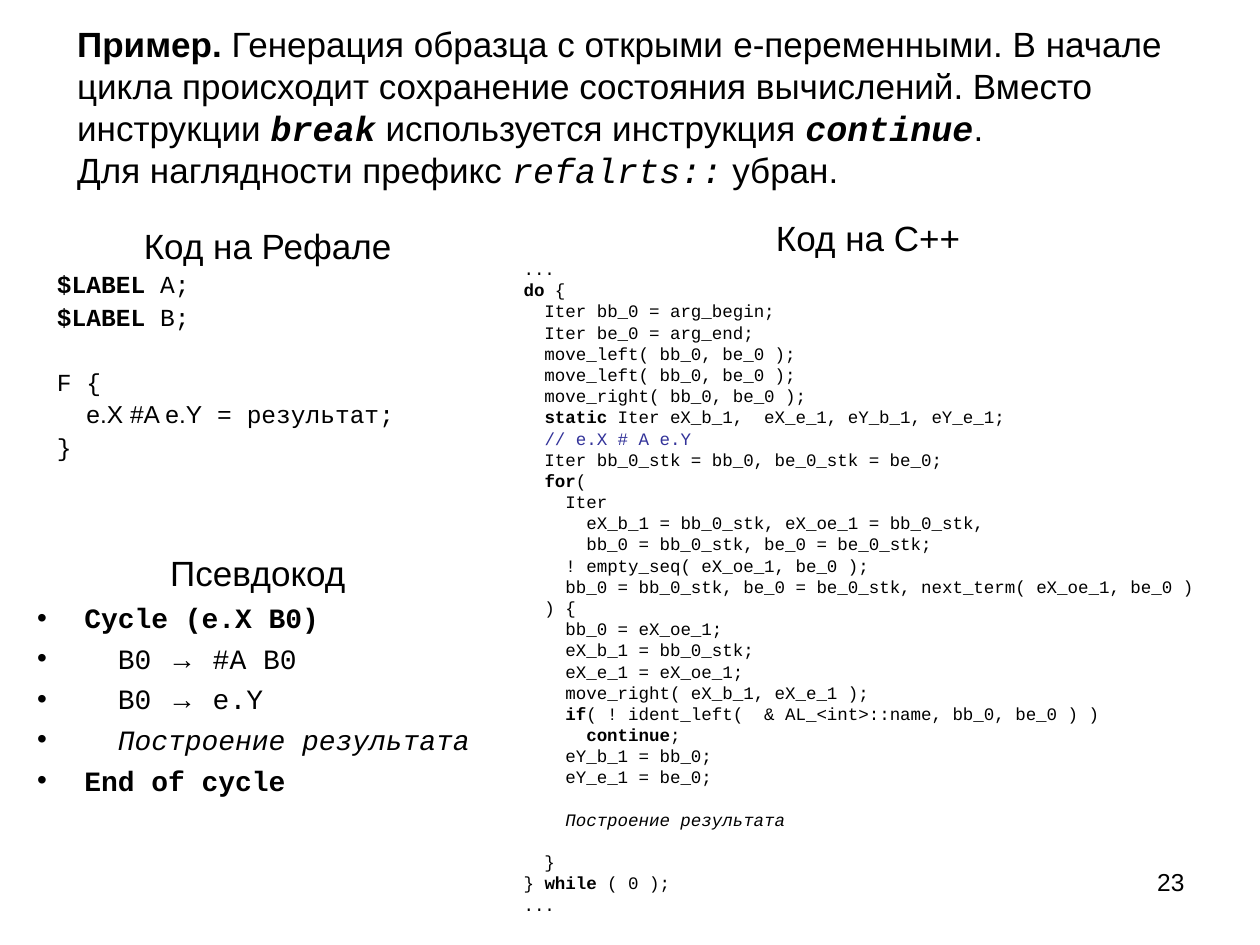
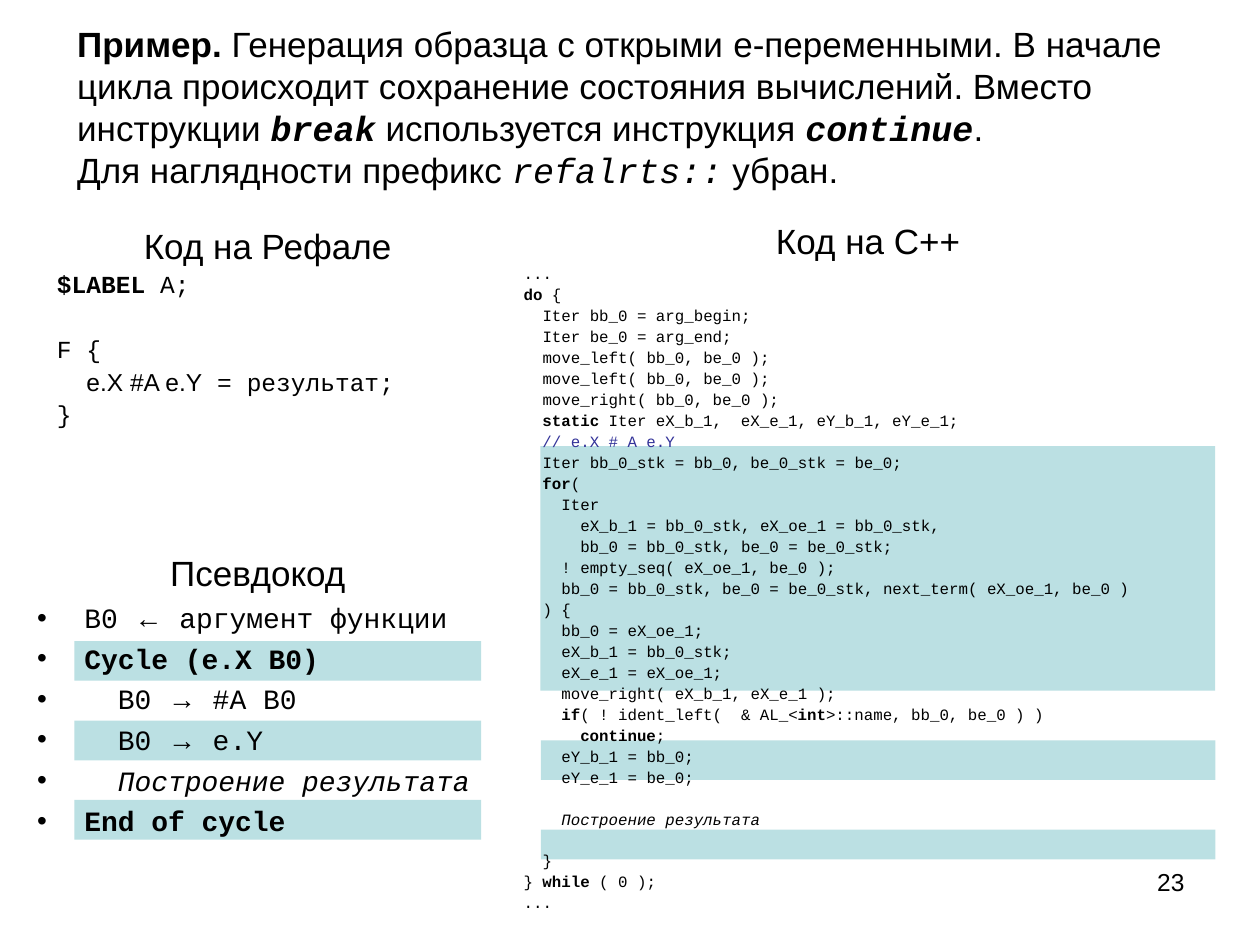
Before and after one commit to Mazdaywik/Refal-05, a slide deck: slide 23 of doc/Компилятор Простого Рефала.ppt. Drawn at 1260x945 pixels with LibreOffice and Linux fonts; fonts in the diff are those of the drawing. Boxes give left, top, right and bottom in pixels: in the first picture for what was removed or moved away, otherwise in the second. Text is boxed around its words. In the diff, an @@ line names an element or a change of style, - is before the commit and + after.

```diff
--- a/doc/Компилятор Простого Рефала.ppt
+++ b/doc/Компилятор Простого Рефала.ppt
@@ text "Код на C++" at <box>524,229,1110,887</box>: size 10 to 9 pt; bold on in "AL_<int>::name,"; line spacing 0.8 to 0.9 @@
@@ text at <box>57,308,189,331</box>: paragraph removed @@
-$LABEL B;
@@ rectangle added at <box>541,446,1215,690</box>, fill #BBE0E3 @@
@@ text at <box>84,608,447,634</box>: paragraph added @@
+• B0 ← аргумент функции
@@ rectangle added at <box>74,641,481,680</box>, fill #BBE0E3 @@
@@ rectangle added at <box>74,721,481,761</box>, fill #BBE0E3 @@
@@ rectangle added at <box>541,741,1215,780</box>, fill #BBE0E3 @@
@@ rectangle added at <box>74,800,481,840</box>, fill #BBE0E3 @@
@@ rectangle added at <box>541,830,1215,861</box>, fill #BBE0E3 @@
```
Also in this commit, not shown: 13 other slides changed, 3 slides added, 1 other file.
